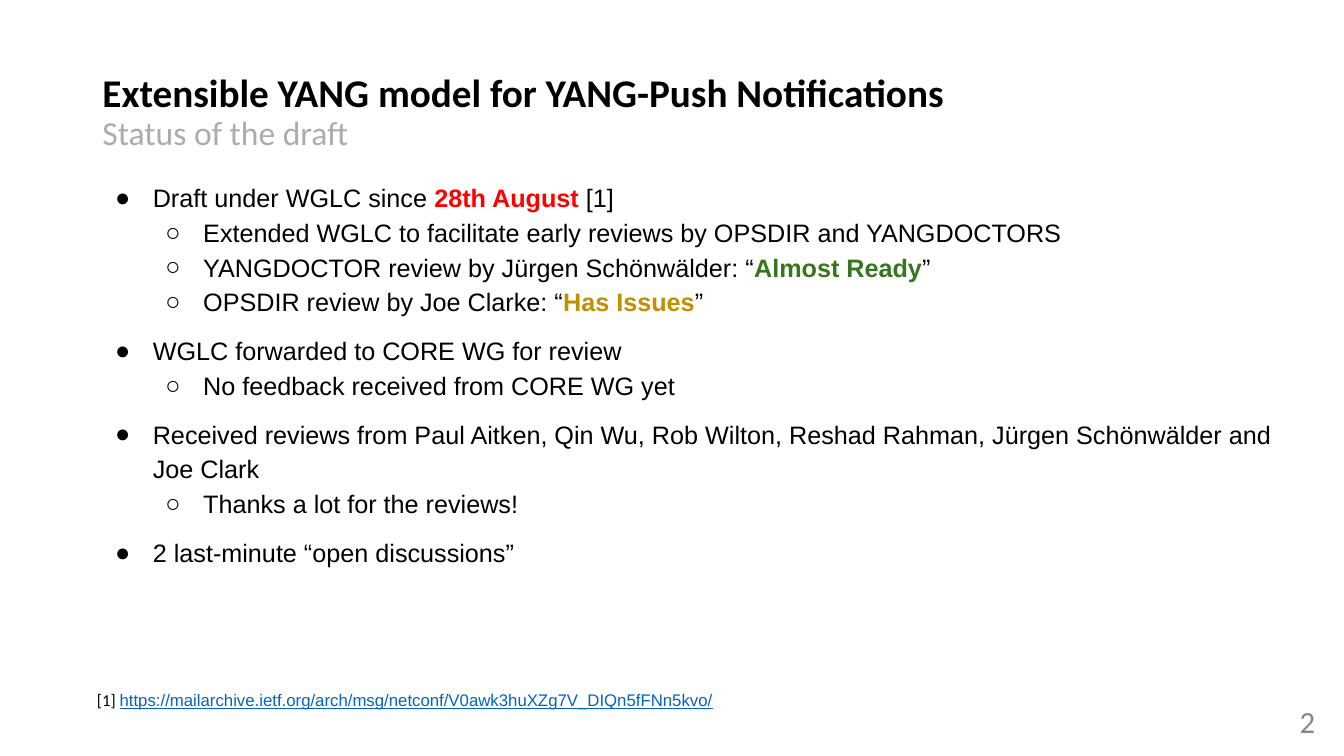
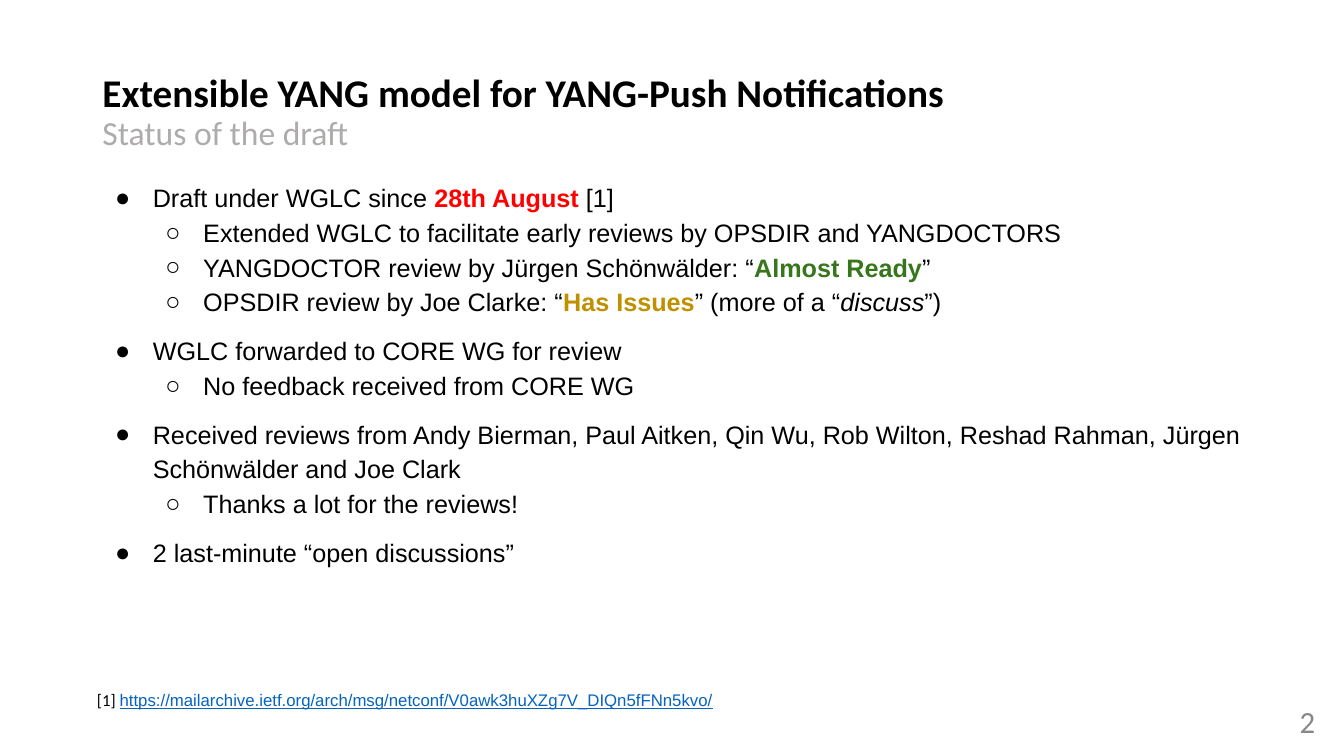
Before and after one commit to network-analytics/ietf-network-analytics-document-status, a slide deck: slide 2 of 124/NETCONF/draft-ietf-netconf-notif-envelope-03.pptx. Drawn at 1344x756 pixels with LibreOffice and Linux fonts; fonts in the diff are those of the drawing. Boxes give left, top, right and bottom in pixels: in the first picture for what was removed or moved away, otherwise in the second. Text is boxed around its words. In the diff, an @@ line names an element or a change of style, - is before the commit and + after.

Commit message:
feedback Thomas and Benoit

```diff
--- a/124/NETCONF/draft-ietf-netconf-notif-envelope-03.pptx
+++ b/124/NETCONF/draft-ietf-netconf-notif-envelope-03.pptx
@@ text at (203, 292, 941, 317): text changed @@
-  ○ OPSDIR review by Joe Clarke: “Has Issues”
+  ○ OPSDIR review by Joe Clarke: “Has Issues” (more of a “discuss”)
@@ text at (153, 376, 1240, 479): text changed @@
-  ○ No feedback received from CORE WG yet
-● Received reviews from Paul Aitken, Qin Wu, Rob Wilton, Reshad Rahman, Jürgen Schönwälder and Joe Clark
+  ○ No feedback received from CORE WG
+● Received reviews from Andy Bierman, Paul Aitken, Qin Wu, Rob Wilton, Reshad Rahman, Jürgen Schönwälder and Joe Clark
```
Also in this commit, not shown: 3 other slides changed, 1 other file.
